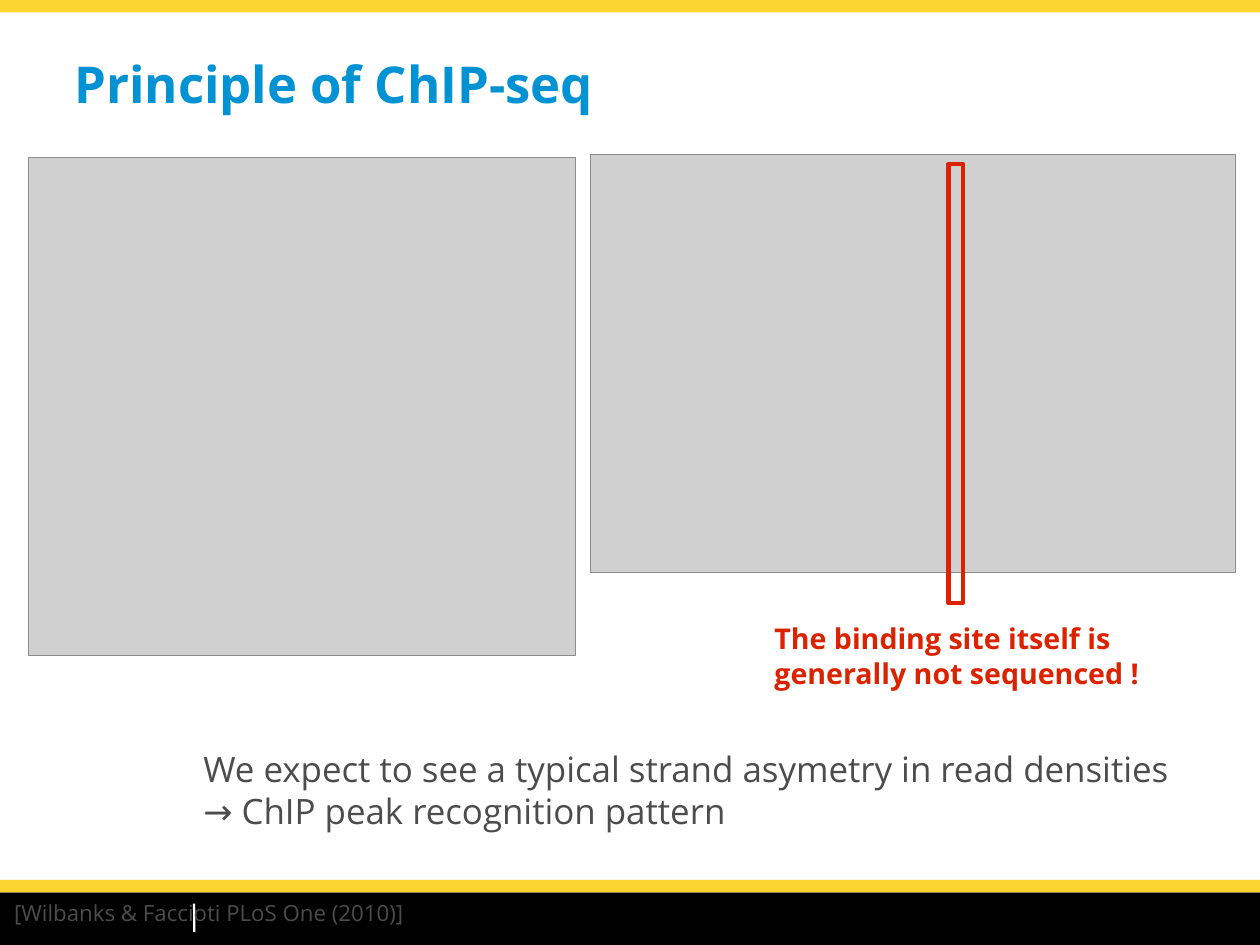
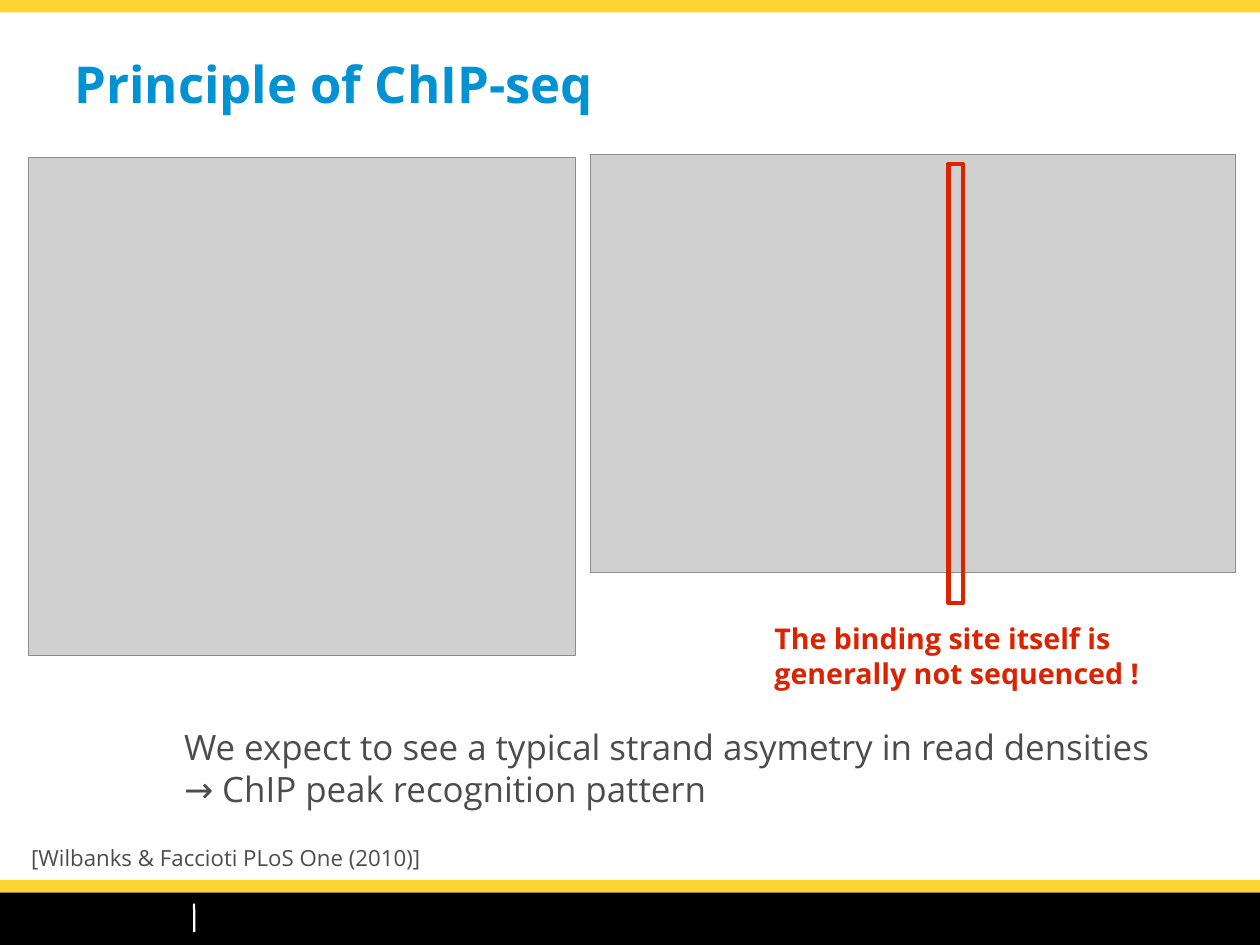
Before and after one commit to dputhier/EBA_2015_ChIP-Seq, a slide deck: slide 7 of slides/chipseq_CarlHerrmann_Roscoff2015.odp. Drawn at 1260x945 pixels with LibreOffice and Linux fonts; fonts in the diff are those of the drawing; grey boxes stand for pictures; background and template pictures are left out. Boxes give left, top, right and bottom in pixels: in the first picture for what was removed or moved away, otherwise in the second. Text is boxed around its words. In the diff, an @@ line names an element or a change of style, - is before the commit and + after.

```diff
--- a/slides/chipseq_CarlHerrmann_Roscoff2015.odp
+++ b/slides/chipseq_CarlHerrmann_Roscoff2015.odp
@@ text "We expect to see a ...": place and size @@
-text "We expect to see a ..." at bbox=[203, 755, 1168, 833]
+text "We expect to see a ..." at bbox=[184, 733, 1149, 811]
@@ text "[Wilbanks & Faccioti PLoS One ...": place and size @@
-text "[Wilbanks & Faccioti PLoS One ..." at bbox=[14, 903, 403, 927]
+text "[Wilbanks & Faccioti PLoS One ..." at bbox=[31, 849, 420, 870]
```
Also in this commit, not shown: 1 other slide changed, 1 slide removed, 1 other file.
